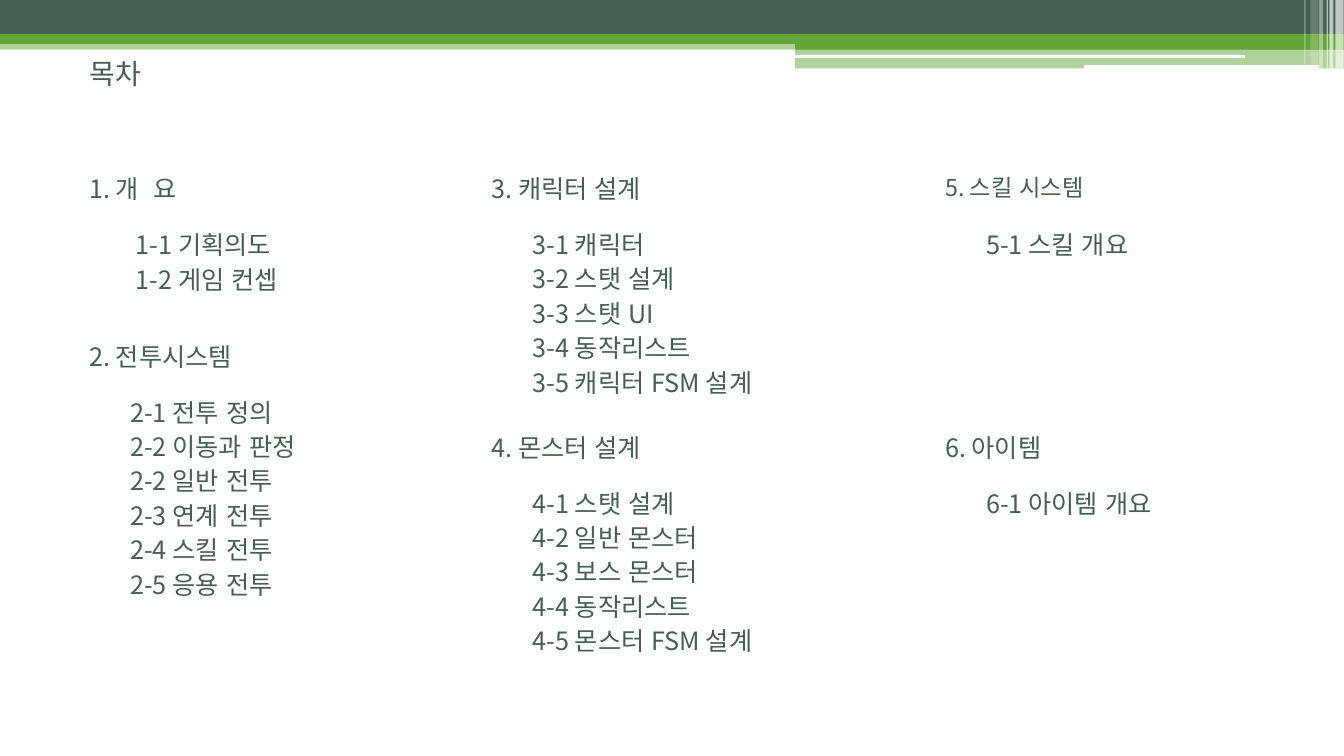
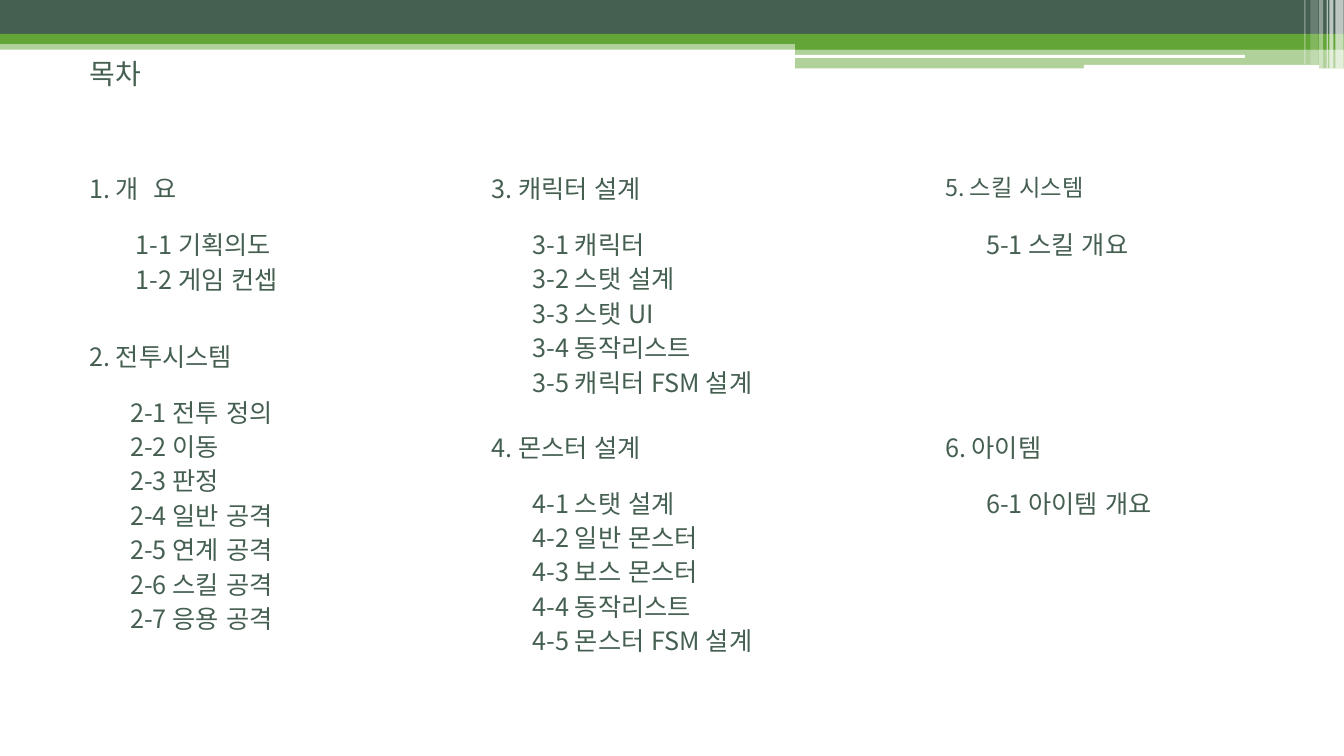
Before and after one commit to uknim2000/TIL, a slide deck: slide 3 of 003_게임기획서/노비의모험_전투시스템_김병훈_v002_200129.pptx. Drawn at 1344x756 pixels with LibreOffice and Linux fonts; fonts in the diff are those of the drawing. Boxes give left, top, right and bottom in pixels: in the first picture for what was removed or moved away, otherwise in the second. Text is boxed around its words. In the diff, an @@ line names an element or a change of style, - is before the commit and + after.

Commit message:
전투시스템 수정

```diff
--- a/003_게임기획서/노비의모험_전투시스템_김병훈_v002_200129.pptx
+++ b/003_게임기획서/노비의모험_전투시스템_김병훈_v002_200129.pptx
@@ text at (130,435,272,630): text changed @@
-2-2 이동과 판정
-2-2 일반 전투
-2-3 연계 전투
-2-4 스킬 전투
-2-5 응용 전투
+2-2 이동
+2-3 판정
+2-4 일반 공격
+2-5 연계 공격
+2-6 스킬 공격
+2-7 응용 공격
```
Also in this commit, not shown: 6 other slides changed.
